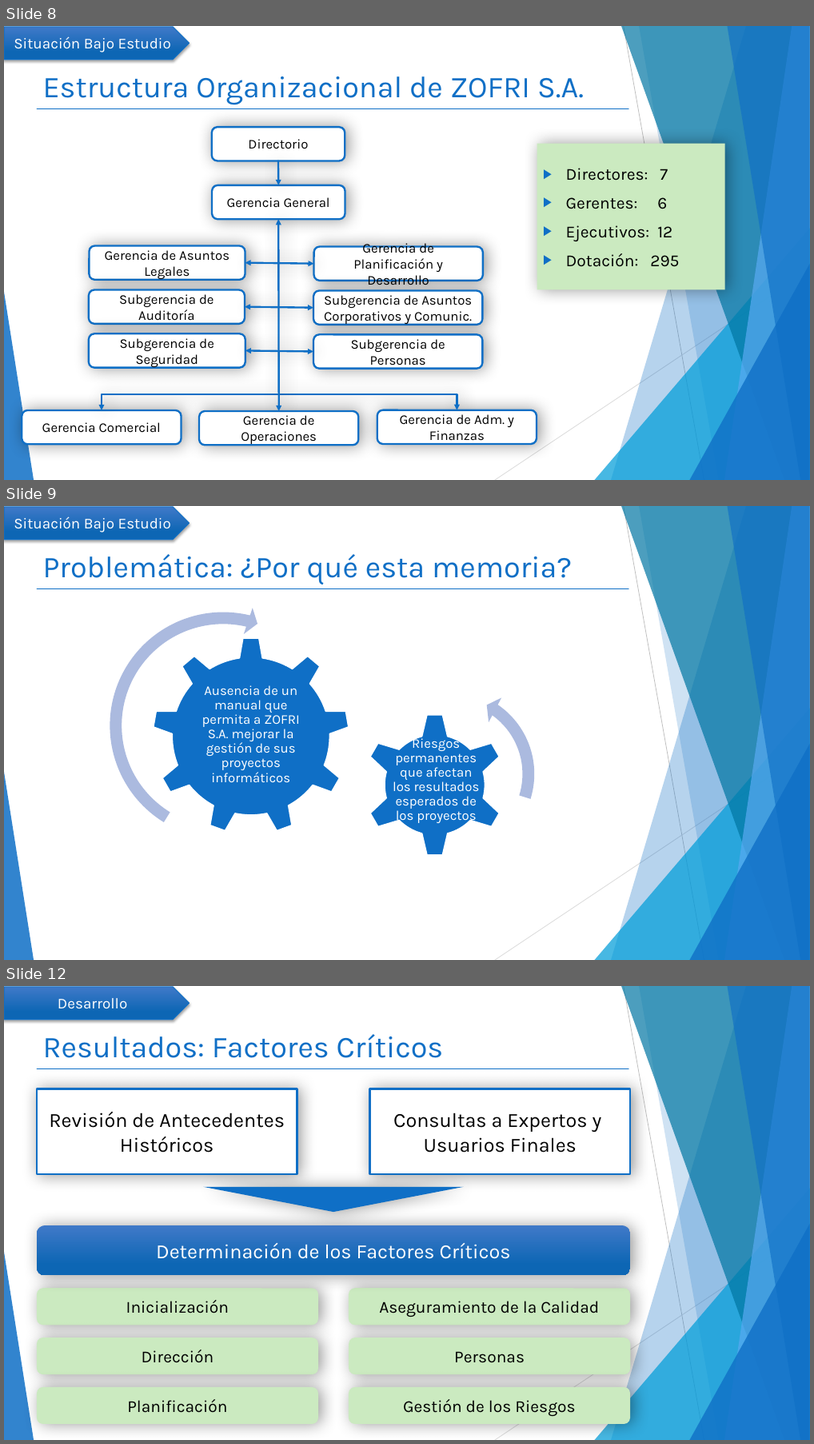
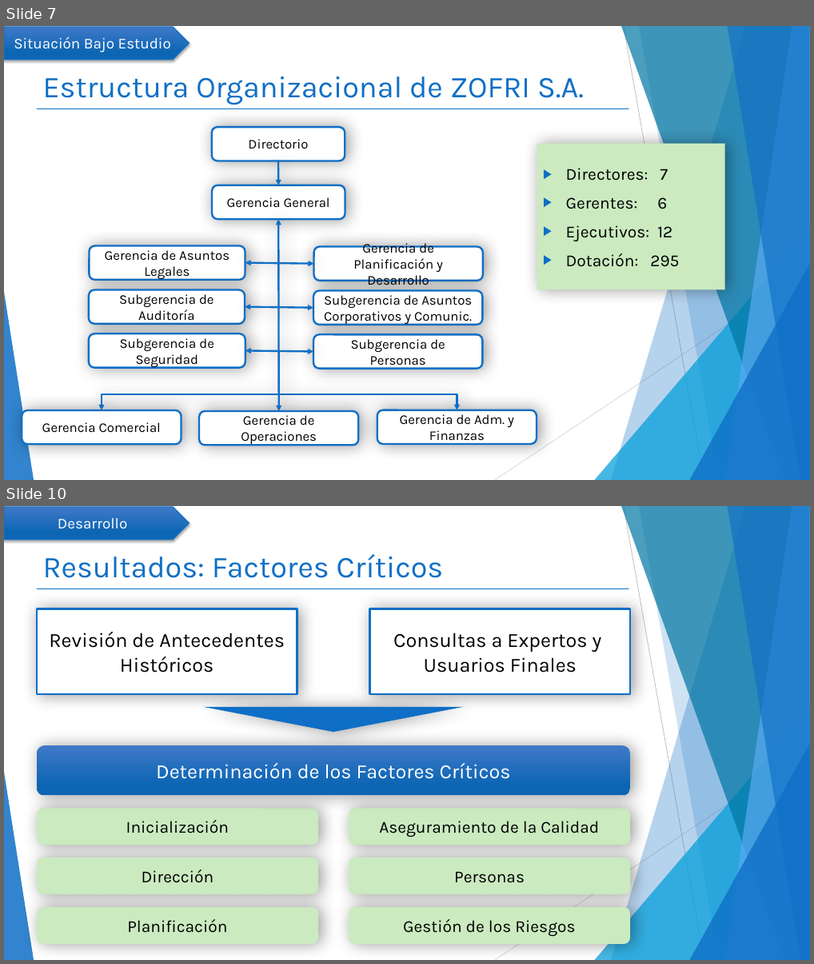
Before and after one commit to mcamara75/tituloUnap, a slide deck: 2018/TT IQQ 2018 Camara y Garay.pptx. Shown one above the other, each under a label of ours: slides 8, 9 and 12 before the commit, slides 7 and 10 after it; the slides between them are not shown. The pictures are 814x1444 and 814x964 pixels, drawn with LibreOffice and Linux fonts; fonts in the diff are those of the drawing. Boxes give left, top, right and bottom in pixels: in the first picture for what was removed or moved away, otherwise in the second. Text is boxed around its words. In the diff, an @@ line names an element or a change of style, - is before the commit and + after.

```diff
--- a/2018/TT IQQ 2018 Camara y Garay.pptx
+++ b/2018/TT IQQ 2018 Camara y Garay.pptx
@@ slide 9 removed at [4, 506, 810, 960], background #FFFFFF; not listed: 11 template elements that a slide beside it also shows @@
@@ pentagon arrow removed at [4, 507, 189, 540] @@
-Situación Bajo Estudio
@@ title removed at [43, 554, 572, 584] @@
-Problemática: ¿Por qué esta memoria?
@@ circular arrow removed at [52, 554, 394, 896] @@
@@ gear removed at [153, 637, 350, 835] @@
@@ left circular arrow removed at [322, 644, 580, 903] @@
@@ text removed at [202, 685, 299, 782] @@
-Ausencia de un manual que permita a ZOFRI S.A. mejorar la gestión de sus proyectos informáticos
@@ gear removed at [363, 713, 506, 856] @@
@@ text removed at [393, 736, 480, 824] @@
-Riesgos permanentes que afectan los resultados esperados de los proyectos
@@ what was slide 8 is now slide 7 @@
@@ what was slide 12 is now slide 10 @@
```
Also in this commit, not shown: 4 slides changed, 1 slide added, 2 other slides removed.
